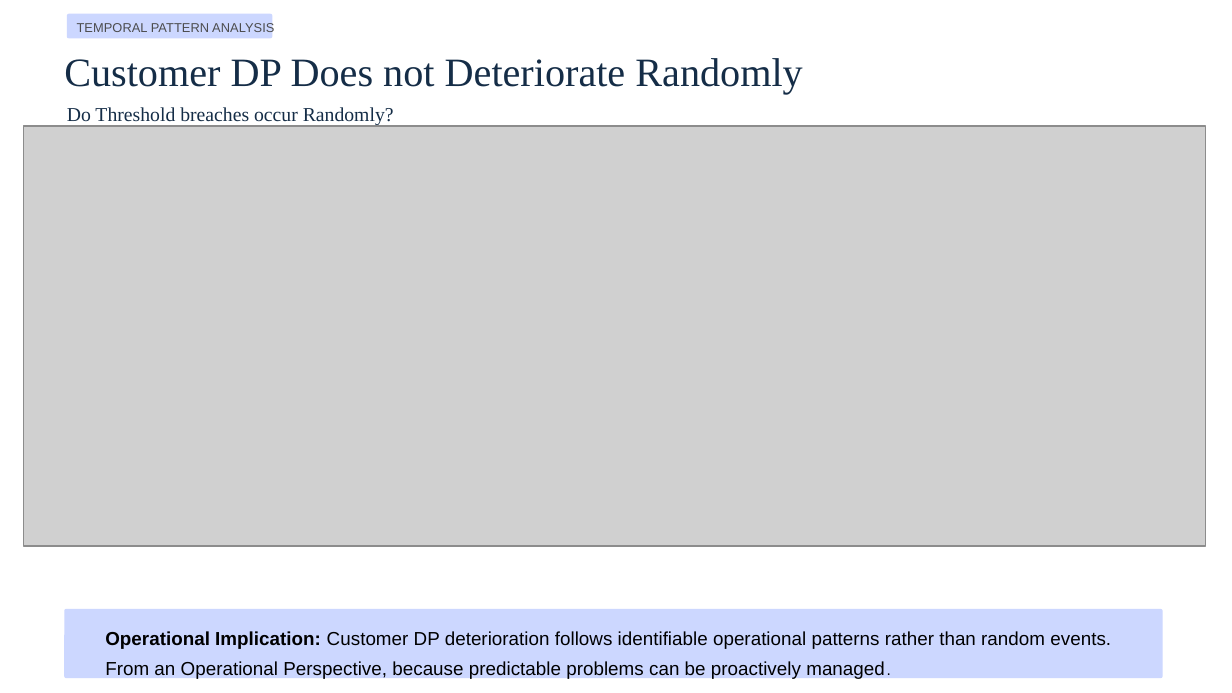
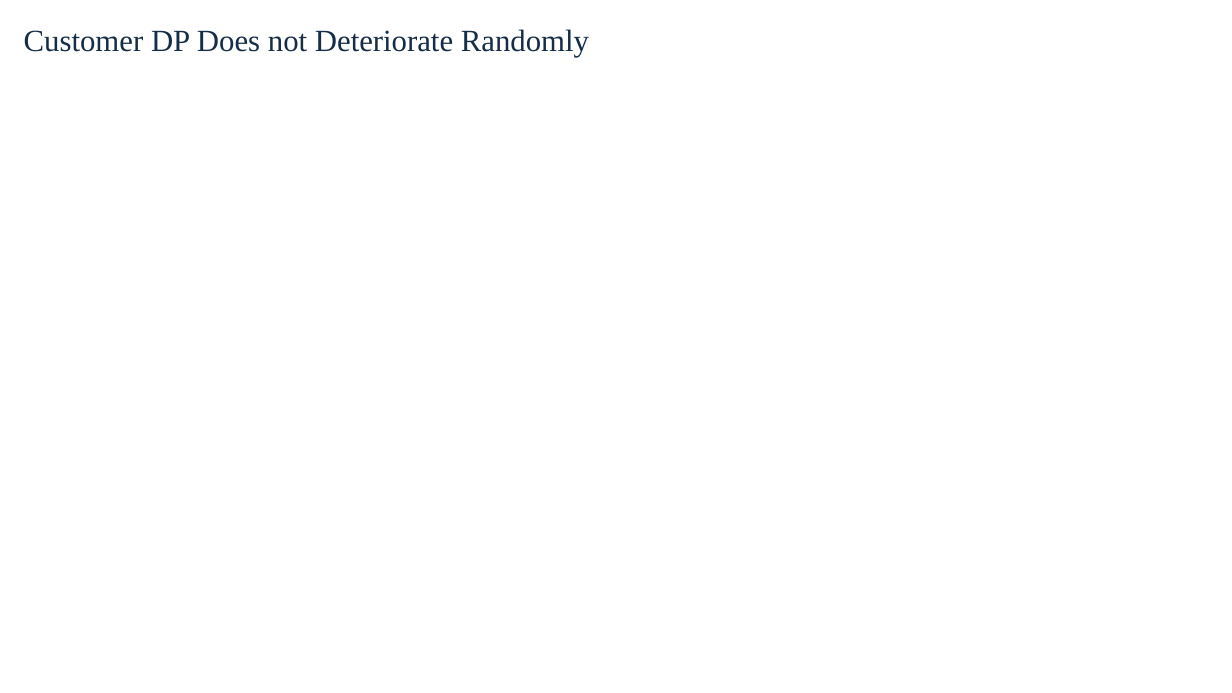
Before and after one commit to danyyen/dp-driver-analysis, a slide deck: slide 3 of presentation slide/Operational-Investigation-of-Customer-DP.pptx (slide 5 before the commit). Drawn at 1232x693 pixels with LibreOffice and Linux fonts; fonts in the diff are those of the drawing; grey boxes stand for pictures; background and template pictures are left out. Boxes give left, top, right and bottom in pixels: in the first picture for what was removed or moved away, otherwise in the second. Text is boxed around its words. In the diff, an @@ line names an element or a change of style, - is before the commit and + after.

```diff
--- a/presentation slide/Operational-Investigation-of-Customer-DP.pptx
+++ b/presentation slide/Operational-Investigation-of-Customer-DP.pptx
@@ text "Customer DP Does not Deteriorate ...": place and size @@
-text "Customer DP Does not Deteriorate ..." at (64,58,802,95)
+text "Customer DP Does not Deteriorate ..." at (24,29,589,57)
@@ text "Customer DP Does not Deteriorate ..." at (24,29,589,57): size 23.5 to 18 pt @@
@@ rounded rectangle removed at (67,14,272,38) @@
@@ text removed at (77,22,274,35) @@
-TEMPORAL PATTERN ANALYSIS
@@ text removed at (67,107,394,126) @@
-Do Threshold breaches occur Randomly?
@@ picture removed at (23,126,1205,546) @@
@@ rounded rectangle removed at (64,609,1162,678) @@
@@ text removed at (105,631,1111,679) @@
-Operational Implication: Customer DP deterioration follows identifiable operational patterns rather than random events. From an Operational Perspective, because predictable problems can be proactively managed.
```
Also in this commit, not shown: 4 other slides changed, 1 slide added, 4 slides removed, 5 other files.
